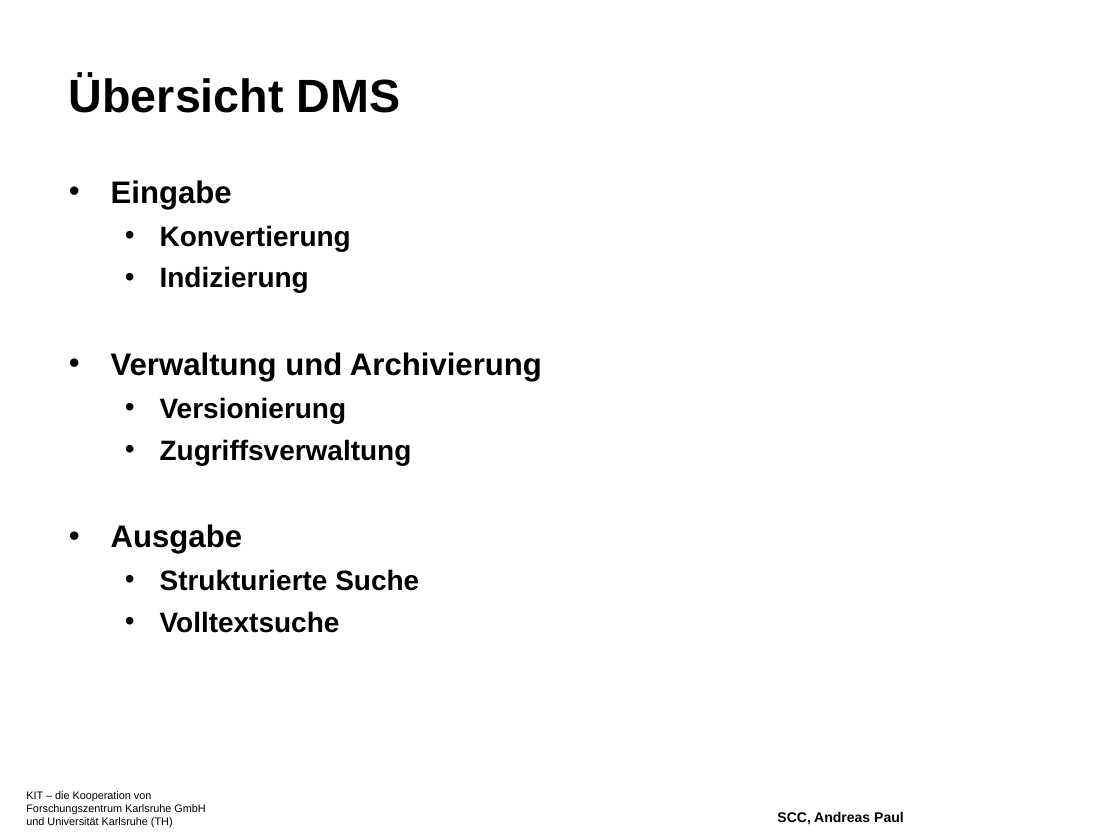
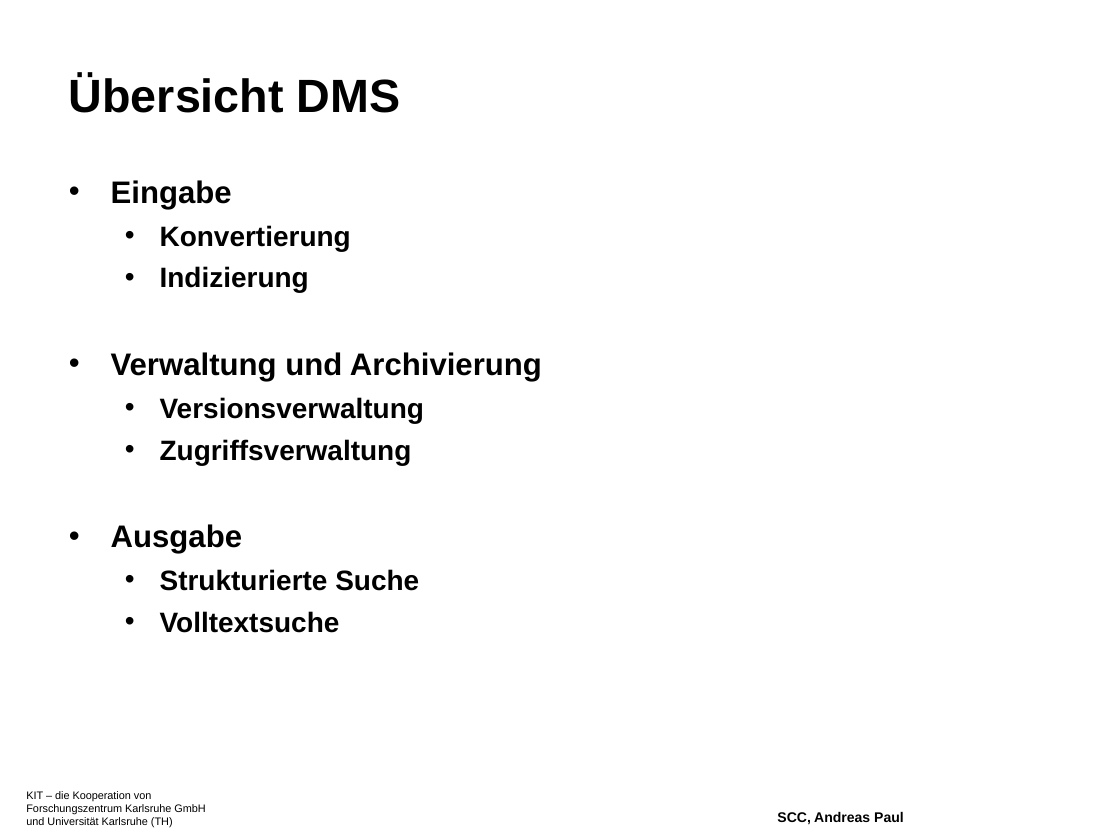
Before and after one commit to xorpaul/bachelorthesis-nagios, a slide deck: slide 5 of ppt/bachthesis-präsi-10-Aug-2009.odp (slide 4 before the commit). Drawn at 1120x840 pixels with LibreOffice and Linux fonts; fonts in the diff are those of the drawing; background and template pictures are left out. Boxes give left, top, right and bottom in pixels: in the first picture for what was removed or moved away, otherwise in the second. Text is boxed around its words. In the diff, an @@ line names an element or a change of style, - is before the commit and + after.

```diff
--- a/ppt/bachthesis-präsi-10-Aug-2009.odp
+++ b/ppt/bachthesis-präsi-10-Aug-2009.odp
@@ text at (160,397,424,423): text changed @@
-  • Versionierung
+  • Versionsverwaltung
```
Also in this commit, not shown: 1 other slide changed, 1 slide added, 1 slide removed, 16 other files.
